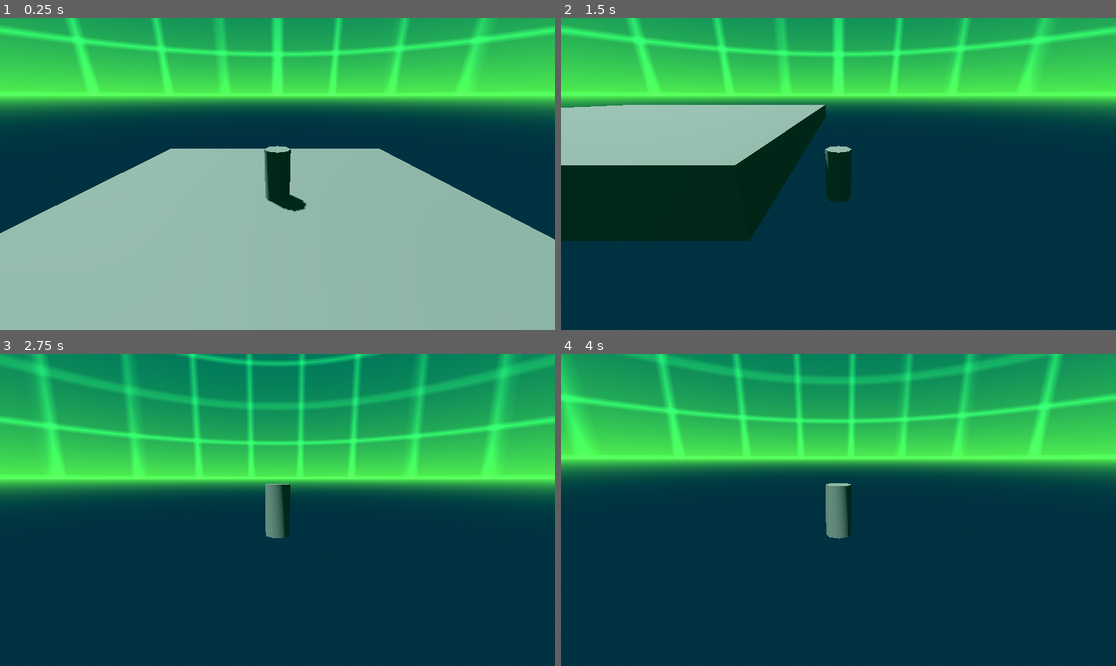
Above: before the commit, frames 1-4 (two rows, left to right).
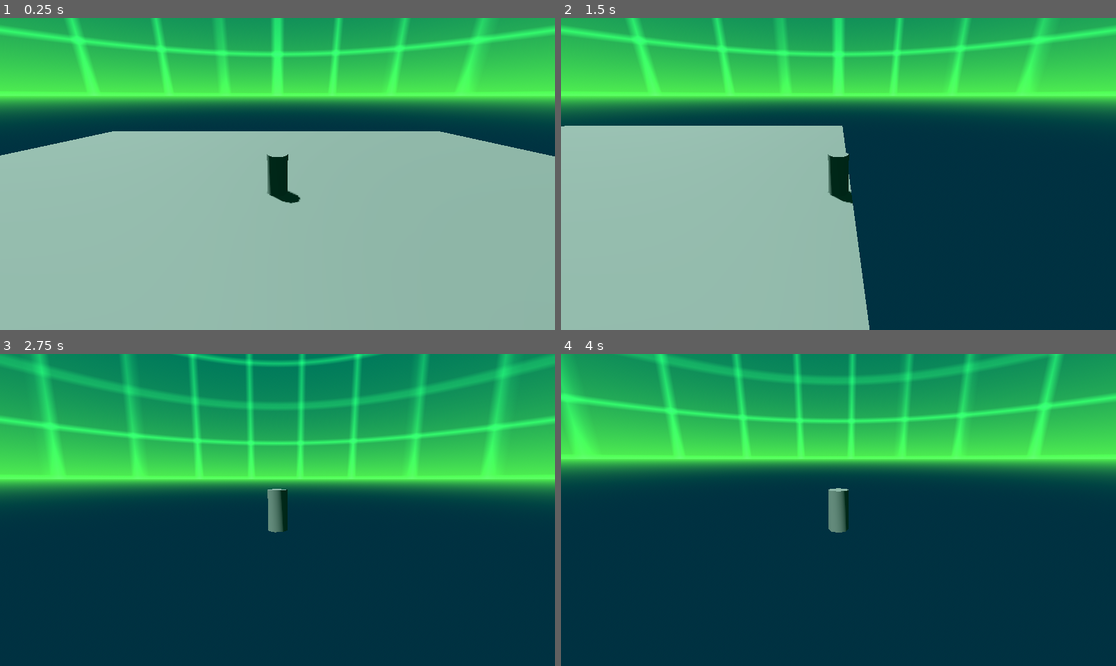
Above: after the commit, the same moments.

Repository: TaelsDaFoox/tanuki-email
Game: Godot game, scene res://main.tscn
Same seed, same stepped clock (60 frames per second), same inputs: the game is played once before the commit and once after it.
Inputs (mouse positions are in pixels of both pictures, inside the frame that each line leads up to):
- Up to frame 1 (0.25 s): no input
- Up to frame 2 (1.5 s): tap Enter at 0.5 s; move the mouse to (960, 158) at 0.52 s; hold D (right) 0.53-1.28 s; hold Space (jump) 0.53-1.28 s; move the mouse to (727, 189) at 1.27 s; hold S (backward) from 1.28 s (still down); click (727, 189) at 1.35 s
- Up to frame 3 (2.75 s): tap Space (jump) at 1.52, 1.55, 1.82 s; move the mouse to (288, 503) at 2.02 s; release S (backward) at 2.03 s; hold W (forward) from 2.03 s (still down); hold Space (jump) from 2.03 s (still down); tap Alt at 2.1 s
- Up to frame 4 (4 s): keep holding W (forward); move the mouse to (832, 516) at 2.77 s; release Space (jump) at 2.78 s; tap Shift at 2.85 s; tap Space (jump) at 3.02, 3.05, 3.32 s; tap Enter at 3.5 s; move the mouse to (877, 513) at 3.52 s; hold Space (jump) from 3.53 s (still down)

The runs differ from the first frame. In frame 1, 13% of the frame differs, in the area x 0-100%, y 36-72%; in frame 2, 33%, in the area x 0-56%, y 27-100%; in frame 3, 0.3%; in frame 4, 0.4%.

Commit message:
finished chaos snap
final logic for the player's main move, at least for now

Diff:
--- a/main.tscn
+++ b/main.tscn
@@ -27,10 +27,7 @@
 
 [node name="CSGBox3D" type="CSGBox3D" parent="CSGCombiner3D"]
 transform = Transform3D(1, 0, 0, 0, 1, 0, 0, 0, 1, -0.18823242, 0, 0.06933594)
-size = Vector3(16.376465, 1, 16.542969)
-
-[node name="Player" parent="CSGCombiner3D" instance=ExtResource("1_ig7tw")]
-transform = Transform3D(1, 0, 0, 0, 1, 0, 0, 0, 1, -0.005540371, 1.5, -0.04764843)
+size = Vector3(45.341797, 1, 38.129883)
 
 [node name="WorldEnvironment" type="WorldEnvironment" parent="."]
 environment = SubResource("Environment_ig7tw")
@@ -38,3 +35,6 @@
 [node name="DirectionalLight3D" type="DirectionalLight3D" parent="WorldEnvironment"]
 transform = Transform3D(0.94916755, 0.095999114, -0.299775, 0.31477123, -0.28947774, 0.90394783, -1.377041e-08, -0.95235854, -0.3049807, 0, 0, 0)
 shadow_enabled = true
+
+[node name="Player" parent="." instance=ExtResource("1_ig7tw")]
+transform = Transform3D(1, 0, 0, 0, 1, 0, 0, 0, 1, -0.005540371, 1.5, -0.04764843)
--- a/player.gd
+++ b/player.gd
@@ -3,25 +3,42 @@
 @export var jumpStrength := 10.0
 @export var gravityForce := 10.0
 @export var accel := 10.0
+@export var dashSpeed := 30.0
 var momentum := 0.0
 var move_angle : = 0.0
 @onready var camPivot = $SpringArm3D
 @export var mouseSensitivity := 0.005
+@onready var playermodel = $PlayerModel
+var astralprojecting = false
+var dashesleft := 2
+#var dashing := false
+@export var maxdashes :=2
+var currentdashtype :=0
+var input_dir = Vector2.ZERO
 
 func _physics_process(delta: float) -> void:
-	var input_dir = Input.get_vector("left","right","forward","backward",0.5)
+	input_dir = Input.get_vector("left","right","forward","backward",0.5)
 	if input_dir:
 		#move_angle = lerp_angle(move_angle,input_dir.angle()+camPivot.rotation.y,delta*10)
 		move_angle = input_dir.angle()-camPivot.rotation.y
 	momentum = move_toward(momentum, input_dir.length()*topSpeed,accel*delta)
+	if astralprojecting:
+		if currentdashtype==0:
+			momentum=dashSpeed
+			velocity.y=0
+		else:
+			momentum=0
+			velocity.y=dashSpeed
 	velocity.x=momentum*cos(move_angle)
 	velocity.z=momentum*sin(move_angle)
 
 	if is_on_floor():
 		if velocity.y<0:
 			velocity.y=0
+		dashesleft=maxdashes
 	else:
-		velocity.y-=gravityForce*delta
+		if not astralprojecting:
+			velocity.y-=gravityForce*delta
 
 	move_and_slide()
 
@@ -33,5 +50,25 @@
 		Input.mouse_mode = Input.MOUSE_MODE_CAPTURED
 	if event.is_action_pressed("unlock mouse"):
 		Input.mouse_mode = Input.MOUSE_MODE_VISIBLE
-	if event.is_action_pressed("jump") and is_on_floor():
-		velocity.y=jumpStrength
+	if event.is_action_pressed("jump"):
+		if is_on_floor():
+			velocity.y=jumpStrength
+		else:
+			if dashesleft>0 and not astralprojecting:
+				dashesleft-=1
+				if input_dir:
+					currentdashtype=0
+				else:
+					currentdashtype=1
+				remove_child(playermodel)
+				get_parent().add_child(playermodel)
+				playermodel.position = position
+				astralprojecting=true
+				await get_tree().create_timer(0.25).timeout
+				get_parent().remove_child(playermodel)
+				add_child(playermodel)
+				playermodel.position=Vector3.ZERO
+				momentum=topSpeed
+				if currentdashtype==1:
+					velocity.y=dashSpeed/3
+				astralprojecting=false
--- a/player.tscn
+++ b/player.tscn
@@ -5,20 +5,22 @@
 [sub_resource type="CapsuleShape3D" id="CapsuleShape3D_sh265"]
 
 [node name="Player" type="CharacterBody3D"]
+collision_layer = 2
 script = ExtResource("1_4flbx")
-topSpeed = 15.0
-jumpStrength = 20.0
-gravityForce = 50.0
-accel = 50.0
+topSpeed = 30.0
+jumpStrength = 30.0
+gravityForce = 80.0
+accel = 500.0
+dashSpeed = 50.0
 
-[node name="CSGCylinder3D" type="CSGCylinder3D" parent="."]
+[node name="PlayerModel" type="CSGCylinder3D" parent="."]
 
 [node name="CollisionShape3D" type="CollisionShape3D" parent="."]
 shape = SubResource("CapsuleShape3D_sh265")
 
 [node name="SpringArm3D" type="SpringArm3D" parent="."]
 transform = Transform3D(1, 0, 0, 0, 0.9335804, 0.35836795, 0, -0.35836795, 0.9335804, 0, 0, 0)
-spring_length = 8.0
+spring_length = 10.0
 
 [node name="Camera3D" type="Camera3D" parent="SpringArm3D"]
 current = true
